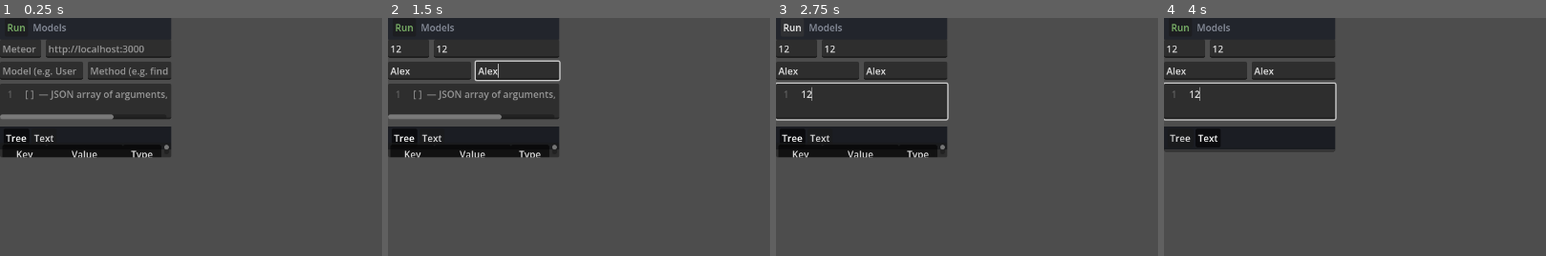
Above: before the commit, frames 1-4 (left to right).
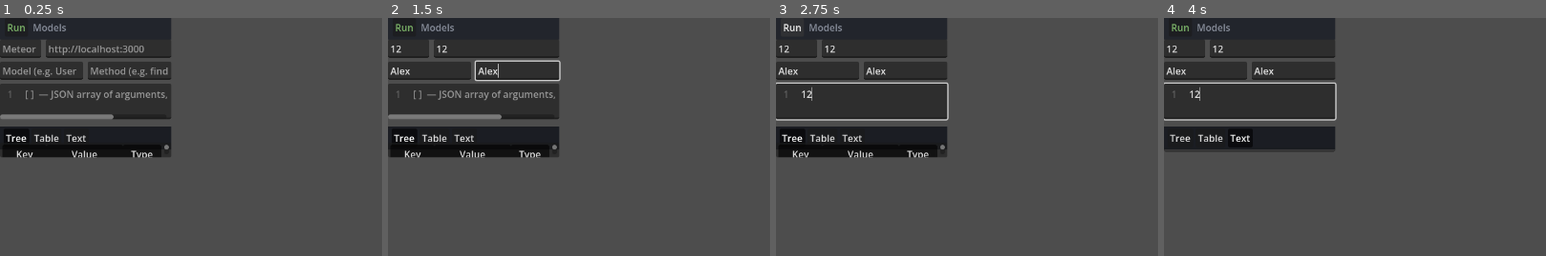
Above: after the commit, the same moments.

Repository: pierre-lehnen-rc/debris
Game: Godot game, scene res://source/ui/workspace/rc_models_tab.tscn
Two runs of this game, one before a commit and one after it. Both use one fixed random seed, a clock stepped at 60 frames per second and the inputs below. This scene is started directly instead of the project's main scene.
Inputs (mouse positions are % of the whole screen's width and height, from its top left):
- Up to frame 1 (0.25 s): no input
- Up to frame 2 (1.5 s): click (3, 7) at 0.52 s; type "12" at 0.6 s; click (14, 7) at 0.75 s; type "12" at 0.83 s; click (5, 12) at 0.98 s; type "Alex" at 1.07 s; click (17, 12) at 1.27 s; type "Alex" at 1.35 s
- Up to frame 3 (2.75 s): click (11, 18) at 1.5 s; type "12" at 1.58 s; click "Run" at 2 s
- Up to frame 4 (4 s): click "Tree" at 2.75 s; click "Text" at 3.5 s
The pictures show only the part of the screen within x 0-50%, y 1-51%; the shares and areas given below are measured in that part.

The runs differ from the first frame. In frame 1, 0.2% of the frame differs, in the area x 10-23%, y 48-52%; in frame 2, 0.2%; in frame 3, 0.2%; in frame 4, 0.2%, in the area x 9-23%, y 48-52%.

Commit message:
Refine the models console results view
- Table mode: keep the Table button always available on the models console
  (it renders arrays as rows, a single object as one row, scalars as an empty
  table) rather than showing/hiding it based on the result shape. The result
  never auto-switches the selected view — the user picks Tree/Table/Text and it
  stays put across runs.
- Tree view: render a top-level Extended JSON scalar (e.g. countByRole ->
  {"$numberInt":"28"}) as its value (28), not an object with a $numberInt field.
- Tests: results_view_table_test.gd (Table availability + safe rendering of
  every shape), a top-level-scalar regression in results_view_json_test.gd, and
  the models check's array-result case. Full suite 403 passing.

Co-Authored-By: Claude Opus 4.8 <noreply@anthropic.com>

Diff:
--- a/client/dev/checks/rocketchat_models_check.gd
+++ b/client/dev/checks/rocketchat_models_check.gd
@@ -74,6 +74,15 @@
 	expect(String(events3.back()).contains("model"), "missing model rejected locally (got '%s')" % events3.back())
 	tab3.queue_free()
 
+	# An array result (a cursor method) counts its rows and offers the Table mode.
+	var events4: Array = []
+	var tab4: Variant = _tab("Users", "findUsersInRoles", "[\"admin\"]", events4)
+	tab4.run()
+	await _settle()
+	expect(String(events4.back()).contains("2 result"), "array result counts rows (got '%s')" % events4.back())
+	expect(tab4.results()._table_button_shown(), "Table mode is available on the models tab")
+	tab4.queue_free()
+
 
 # Helpers ---------------------------------------------------------------------
 ## Unwrap Backend's { ok, data } where data is the bridge's { result } envelope.
--- a/client/dev/mocks/backend_mock.gd
+++ b/client/dev/mocks/backend_mock.gd
@@ -63,6 +63,12 @@
 		return _err("forced error (mock): model '%s'" % model)
 	if method.begins_with("count"):
 		return _ok({"result": {"$numberInt": "3"}})
+	# find* (bar findOne*) stand in for cursor methods, returning a list of docs.
+	if method.begins_with("find") and not method.begins_with("findOne"):
+		return _ok({"result": [
+			_load("rocketchat_user.json"),
+			{"_id": "user1", "username": "user1", "roles": ["user"]},
+		]})
 	return _ok({"result": _load("rocketchat_user.json")})
 
 
--- a/client/source/ui/database/results/tree_results_view.gd
+++ b/client/source/ui/database/results/tree_results_view.gd
@@ -70,7 +70,7 @@
 	clear()
 	_raw_entity_roots = entity_roots
 	var root := create_item()
-	if raw is Dictionary:
+	if raw is Dictionary and _ejson_scalar(raw).is_empty():
 		# A body that is itself an entity types its own fields; an envelope doesn't.
 		var type_doc: Variant = raw if _is_entity_root(raw) else null
 		for key in raw:
--- a/client/source/ui/database/results_view.gd
+++ b/client/source/ui/database/results_view.gd
@@ -46,6 +46,9 @@
 var _raw: Variant = null
 var _raw_entities: Array = []
 var _row_count := 0
+## In raw mode, whether the Table stays available when the raw value is an array of
+## documents (opted in per tab; endpoints leave it off). See set_raw_mode.
+var _raw_table := false
 
 @onready var _header: PanelContainer = %Header
 @onready var _pager: HBoxContainer = %Pager
@@ -156,15 +159,18 @@
 	_table_view.set_cross_query_enabled(enabled)
 
 
-## Switch to raw-response rendering (endpoint tabs): the Tree/Text show the raw
-## body via show_raw(), and the Table mode is hidden since it needs a document
-## array. Called once when the tab is set up. DB tabs leave this off.
-func set_raw_mode(enabled: bool) -> void:
+## Switch to raw-response rendering (endpoint / models tabs): the Tree/Text show the
+## raw body via show_raw(). By default the Table mode is hidden (it needs a document
+## array); pass allow_table when the result is commonly an array of documents (the
+## models console), so the Table stays available and arrays default to it. Called
+## once when the tab is set up. DB tabs leave this off.
+func set_raw_mode(enabled: bool, allow_table := false) -> void:
 	_raw_mode = enabled
-	_mode_buttons[ViewMode.TABLE].visible = not enabled
+	_raw_table = allow_table
 	_tree_view.set_raw_mode(enabled)
 	_table_view.set_raw_mode(enabled)
-	if enabled and _mode == ViewMode.TABLE:
+	_update_table_button()
+	if _mode == ViewMode.TABLE and not _table_button_shown():
 		_set_mode(ViewMode.TREE)
 
 
@@ -175,6 +181,9 @@
 	_raw = raw
 	_raw_entities = entity_roots
 	_row_count = row_count
+	_update_table_button()
+	# The result never changes the selected view — the user picks Tree/Table/Text and
+	# it stays put across runs. The Table just stays available (see set_raw_mode).
 	_update_count()
 	_update_pager()
 	_rebuild()
@@ -223,12 +232,29 @@
 
 func _set_mode(mode: ViewMode) -> void:
 	_mode = mode
+	_sync_mode_widgets()
+	_rebuild()
+
+
+## Sync the mode buttons and sub-view visibility to `_mode` (without rebuilding).
+func _sync_mode_widgets() -> void:
 	for i in _mode_buttons.size():
-		_mode_buttons[i].button_pressed = (i == mode)
-	_tree_view.visible = mode == ViewMode.TREE
-	_table_view.visible = mode == ViewMode.TABLE
-	_text_view.visible = mode == ViewMode.TEXT
-	_rebuild()
+		_mode_buttons[i].button_pressed = (i == _mode)
+	_tree_view.visible = _mode == ViewMode.TREE
+	_table_view.visible = _mode == ViewMode.TABLE
+	_text_view.visible = _mode == ViewMode.TEXT
+
+
+## Whether the Table mode button is shown: always for document pages (DB query tabs)
+## and the models console (allow_table), so it doesn't blink in and out with each
+## result; never for endpoint raw results. It renders whatever is shown (a single
+## object as one row, empty for a scalar), useless-but-harmless off an array.
+func _table_button_shown() -> bool:
+	return not _raw_mode or _raw_table
+
+
+func _update_table_button() -> void:
+	_mode_buttons[ViewMode.TABLE].visible = _table_button_shown()
 
 
 func _rebuild() -> void:
@@ -242,7 +268,18 @@
 			else:
 				_tree_view.display(_documents, _offset)
 		ViewMode.TABLE:
-			_table_view.display(_documents, _offset)
+			if _raw_mode:
+				# An array renders its document elements (scalars filtered out so the
+				# table never chokes on them); a single object renders as one row; a
+				# scalar has nothing to tabulate.
+				var rows: Array = []
+				if _raw is Array:
+					rows = (_raw as Array).filter(func(x: Variant) -> bool: return x is Dictionary)
+				elif _raw is Dictionary:
+					rows = [_raw]
+				_table_view.display(rows, 0)
+			else:
+				_table_view.display(_documents, _offset)
 		ViewMode.TEXT:
 			if _raw_mode:
 				_text_view.display_value(_raw)
--- a/client/source/ui/workspace/rc_models_tab.gd
+++ b/client/source/ui/workspace/rc_models_tab.gd
@@ -102,8 +102,10 @@
 
 func _ready() -> void:
 	_apply_style()
-	# Model results, like endpoint responses, carry no schema and aren't paginated.
-	_results.set_raw_mode(true)
+	# Model results, like endpoint responses, carry no schema and aren't paginated —
+	# but they're very often an array (any cursor method), so keep the Table mode
+	# available and let array results default to it.
+	_results.set_raw_mode(true, true)
 	_results.set_pagination_enabled(false)
 	_results.set_item_noun("result")
 	_results.open_json_requested.connect(func(text: String) -> void: open_json_requested.emit(text))
--- a/client/test/ui/database/results_view_json_test.gd
+++ b/client/test/ui/database/results_view_json_test.gd
@@ -51,6 +51,19 @@
 	)
 
 
+func test_display_raw_top_level_ejson_scalar_renders_as_value() -> void:
+	# A raw response that is itself an Extended JSON scalar (e.g. countByRole ->
+	# {"$numberInt": "28"}) shows as the value 28, not an object with a $numberInt
+	# field. Regression for the models console's scalar results.
+	var view := _tree()
+	view.display_raw({"$numberInt": "28"}, [])
+	var item := view.get_root().get_first_child()
+	assert_object(item).is_not_null()
+	assert_str(item.get_text(1)).is_equal("28")
+	assert_str(item.get_text(2)).is_equal("Int32")
+	assert_int(item.get_child_count()).is_equal(0)
+
+
 func test_view_string_json_emits_raw_string() -> void:
 	var view := _tree()
 	# A field whose value is a string that itself contains JSON.
--- /dev/null
+++ b/client/test/ui/database/results_view_table_test.gd
@@ -0,0 +1,76 @@
+class_name ResultsViewTableTest
+extends "res://test/test_suite.gd"
+
+# Behavioural tests for the raw-mode Table option (set_raw_mode(enabled, allow_table)):
+# the models console keeps the Table mode button always available (not blinking in
+# and out per result), array results default to it, and the table renders arrays and
+# single objects without choking on scalars. Endpoints (allow_table off) hide it.
+# See res://source/ui/database/results_view.gd
+
+const RESULTS_VIEW_SCENE := preload("res://source/ui/database/results_view.tscn")
+
+
+func _view() -> ResultsView:
+	var v: ResultsView = RESULTS_VIEW_SCENE.instantiate()
+	add_child(v)  # runs _ready synchronously (suite is in the tree)
+	auto_free(v)
+	return v
+
+
+func _table_visible(v: ResultsView) -> bool:
+	return v._mode_buttons[ResultsView.ViewMode.TABLE].visible
+
+
+func test_models_table_button_always_visible() -> void:
+	# The button is present regardless of the result shape (arrays, single object,
+	# scalar) — it never appears/disappears based on what came back.
+	var v := _view()
+	v.set_raw_mode(true, true)
+	assert_bool(_table_visible(v)).is_true()
+	v.show_raw([{"_id": "a"}, {"_id": "b"}], [], 2)
+	assert_bool(_table_visible(v)).is_true()
+	v.show_raw({"_id": "a"}, [], 0)
+	assert_bool(_table_visible(v)).is_true()
+	v.show_raw(42, [], 0)
+	assert_bool(_table_visible(v)).is_true()
+
+
+func test_result_never_changes_the_selected_mode() -> void:
+	# The view stays on whatever mode is selected — an array result (or any other)
+	# must not auto-switch to Table. A fresh view starts on Tree.
+	var v := _view()
+	v.set_raw_mode(true, true)
+	v.show_raw([{"_id": "a"}, {"_id": "b"}], [], 2)
+	assert_int(v._mode).is_equal(ResultsView.ViewMode.TREE)
+	# And it stays put when the user has picked Table across further results.
+	v._set_mode(ResultsView.ViewMode.TABLE)
+	v.show_raw({"_id": "c"}, [], 0)
+	assert_int(v._mode).is_equal(ResultsView.ViewMode.TABLE)
+
+
+func test_table_renders_every_shape_safely() -> void:
+	# Selecting Table must not choke on any result shape: an array of documents, a
+	# single object (one row), or scalars (filtered to an empty table).
+	var v := _view()
+	v.set_raw_mode(true, true)
+	v._set_mode(ResultsView.ViewMode.TABLE)
+	v.show_raw([{"_id": "a", "n": 1}, {"_id": "b", "n": 2}], [], 2)
+	v.show_raw({"_id": "solo"}, [], 0)
+	v.show_raw(["x", "y", "z"], [], 3)
+	v.show_raw(42, [], 0)
+	assert_int(v._mode).is_equal(ResultsView.ViewMode.TABLE)
+
+
+func test_endpoint_raw_hides_table_button() -> void:
+	# Endpoint-style raw mode (allow_table off) never shows the Table.
+	var v := _view()
+	v.set_raw_mode(true, false)
+	v.show_raw([{"_id": "a"}], [], 1)
+	assert_bool(_table_visible(v)).is_false()
+
+
+func test_non_raw_mode_keeps_table() -> void:
+	# Document pages (DB query tabs) always offer the Table.
+	var v := _view()
+	v.set_raw_mode(false)
+	assert_bool(_table_visible(v)).is_true()
Not shown, added: client/test/ui/database/results_view_table_test.gd.uid
